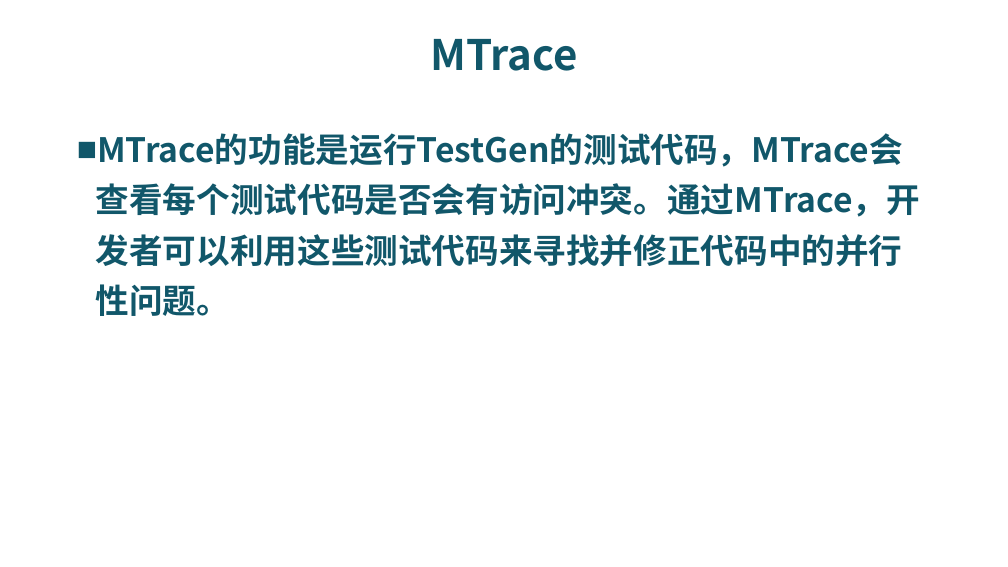
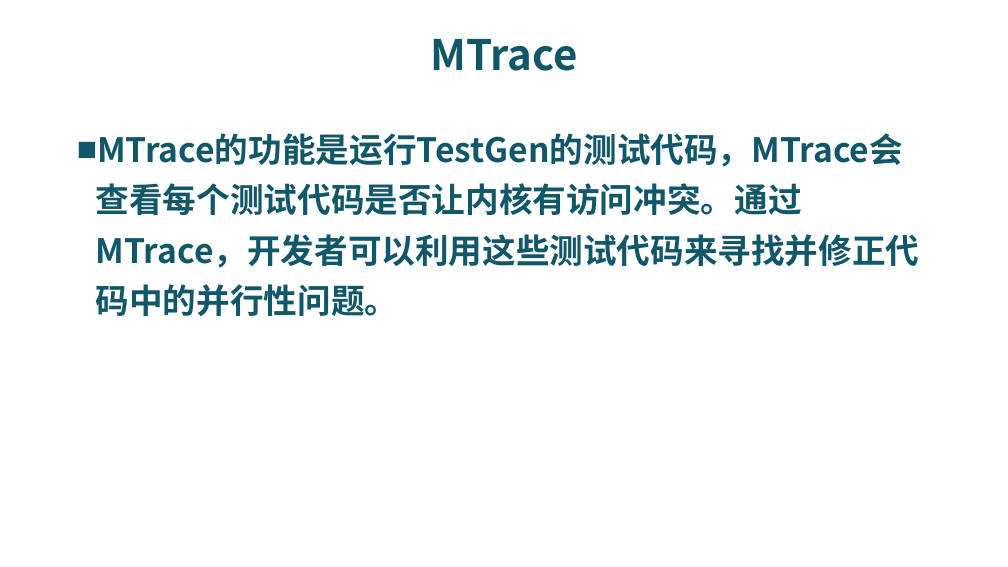
Before and after one commit to riscv-labs/OS2018spring-projects-g06, a slide deck: slide 23 of final_report.pptx. Drawn at 1008x567 pixels with LibreOffice and Linux fonts; fonts in the diff are those of the drawing; background and template pictures are left out. Boxes give left, top, right and bottom in pixels: in the first picture for what was removed or moved away, otherwise in the second. Text is boxed around its words. In the diff, an @@ line names an element or a change of style, - is before the commit and + after.

```diff
--- a/final_report.pptx
+++ b/final_report.pptx
@@ text at [96,133,920,316]: text changed @@
-■ MTrace的功能是运行TestGen的测试代码，MTrace会查看每个测试代码是否会有访问冲突。通过MTrace，开发者可以利用这些测试代码来寻找并修正代码中的并行性问题。
+■ MTrace的功能是运行TestGen的测试代码，MTrace会查看每个测试代码是否让内核有访问冲突。通过MTrace，开发者可以利用这些测试代码来寻找并修正代码中的并行性问题。
```
Also in this commit, not shown: 2 other slides changed.
